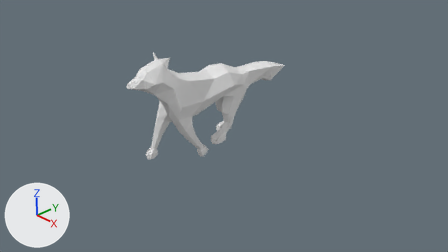
Renders of the Blender file Animations/FoxWalk.blend from each side of a commit.
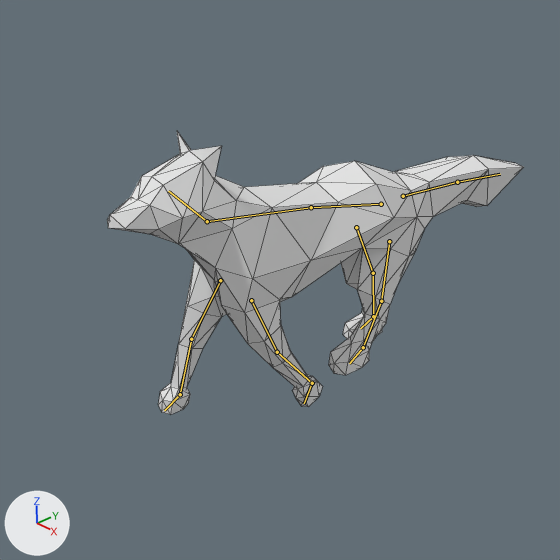
Each version is shown from the file's camera 'Camera', then close up on the part from 19% to 67% of the width and 1% to 85% of the height. Lighting does not change. The marker at lower left points along +X, +Y and +Z. Both versions are drawn at frame 5 of the action 'ArmatureAction'; the numbers are the values there. The bones that bend it are drawn over the model as lines in the close-ups. The close-ups show mesh edges as thin lines.

Names of what the first close-up shows: 'Fox'.
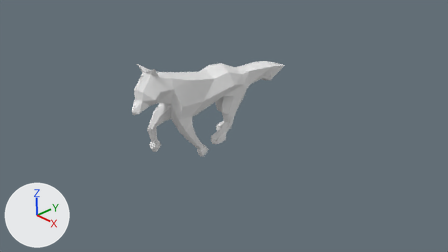
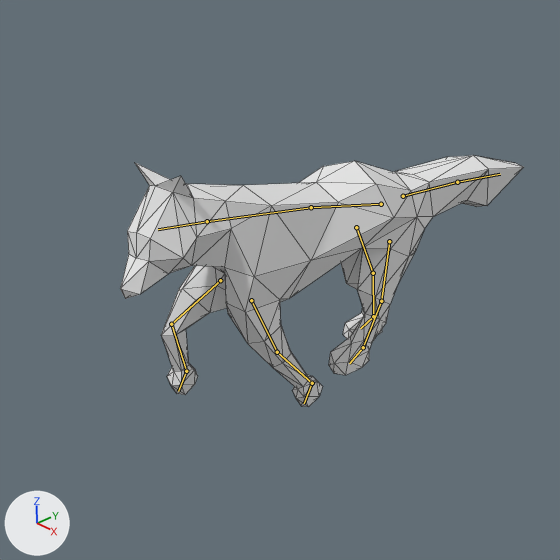
What differs and where, as boxes (x1, y1, x2, y2) in the close-ups (560 x 560 px):
```json
{"object": "Fox", "change": "posed", "before": [107, 131, 524, 414], "after": [120, 155, 524, 407], "on screen": "11% shorter"}
{"bone": "FrontRightLeg", "before": "(220, 280) to (191, 339)", "after": "(220, 280) to (171, 324)"}
{"bone": "FrontRightKnee", "before": "(191, 339) to (180, 394)", "after": "(171, 324) to (186, 371)"}
{"bone": "Head", "before": "(207, 221) to (168, 191)", "after": "(207, 221) to (158, 229)"}
```

Scene script edits in JSON lines:
```json
{"block": "bone_frontrightleg", "where": "bone_frontrightleg = bpy.data.objects['Armature'].pose.bones['FrontRightLeg']  # child of 'Chest'"}
{"op": "set", "path": "bone_frontrightleg.rotation_quaternion", "old": "(0.939, -0.317, 0.007, 0.018)", "new": "(0.831, -0.54, 0.019, -0.004)", "note": "degrees (-37, 1, 2) -> degrees (-66, 2, -2)"}
{"block": "bone_frontrightknee", "where": "bone_frontrightknee = bpy.data.objects['Armature'].pose.bones['FrontRightKnee']  # child of 'FrontRightLeg'"}
{"op": "set", "path": "bone_frontrightknee.rotation_quaternion", "old": "(0.986, 0.108, 0.015, 0.019)", "new": "(0.799, 0.581, -0.004, 0.086)", "note": "degrees (13, 1, 2) -> degrees (72, -6, 8)"}
{"block": "bone_head", "where": "bone_head = bpy.data.objects['Armature'].pose.bones['Head']  # child of 'Chest'"}
{"op": "set", "path": "bone_head.rotation_quaternion", "old": "(0.988, -0.145, 0.0, 0.049)", "new": "(0.986, 0.142, 0.02, -0.083)", "note": "degrees (-17, 1, 6) -> degrees (16, 4, -9)"}
```
